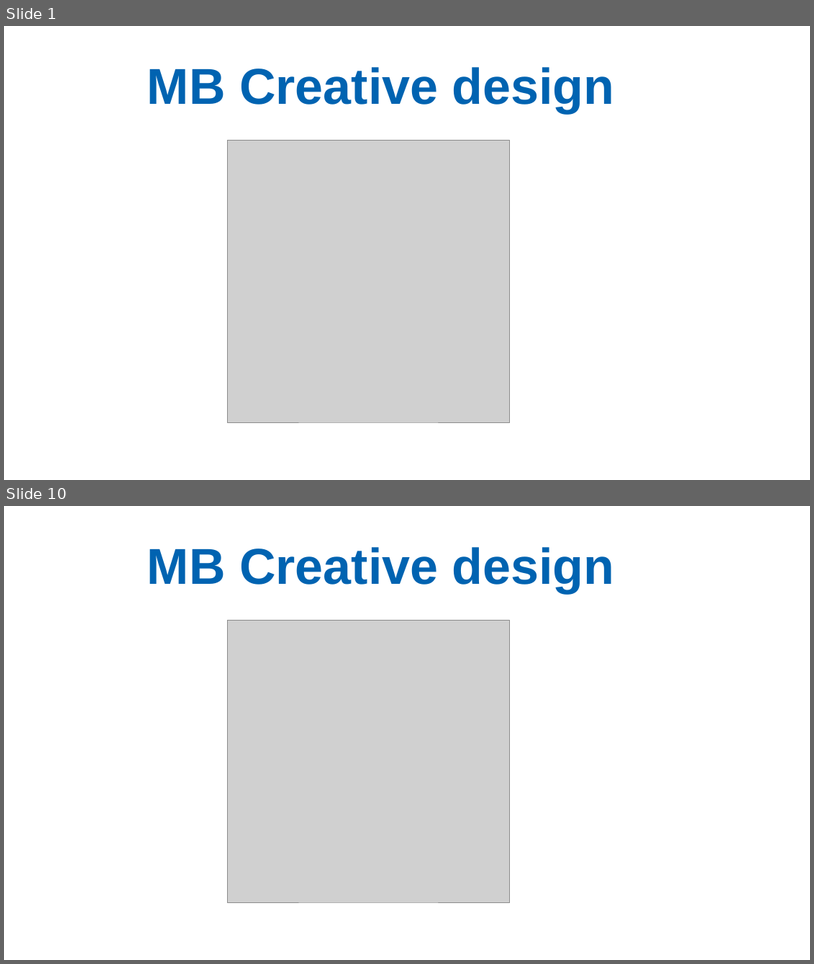
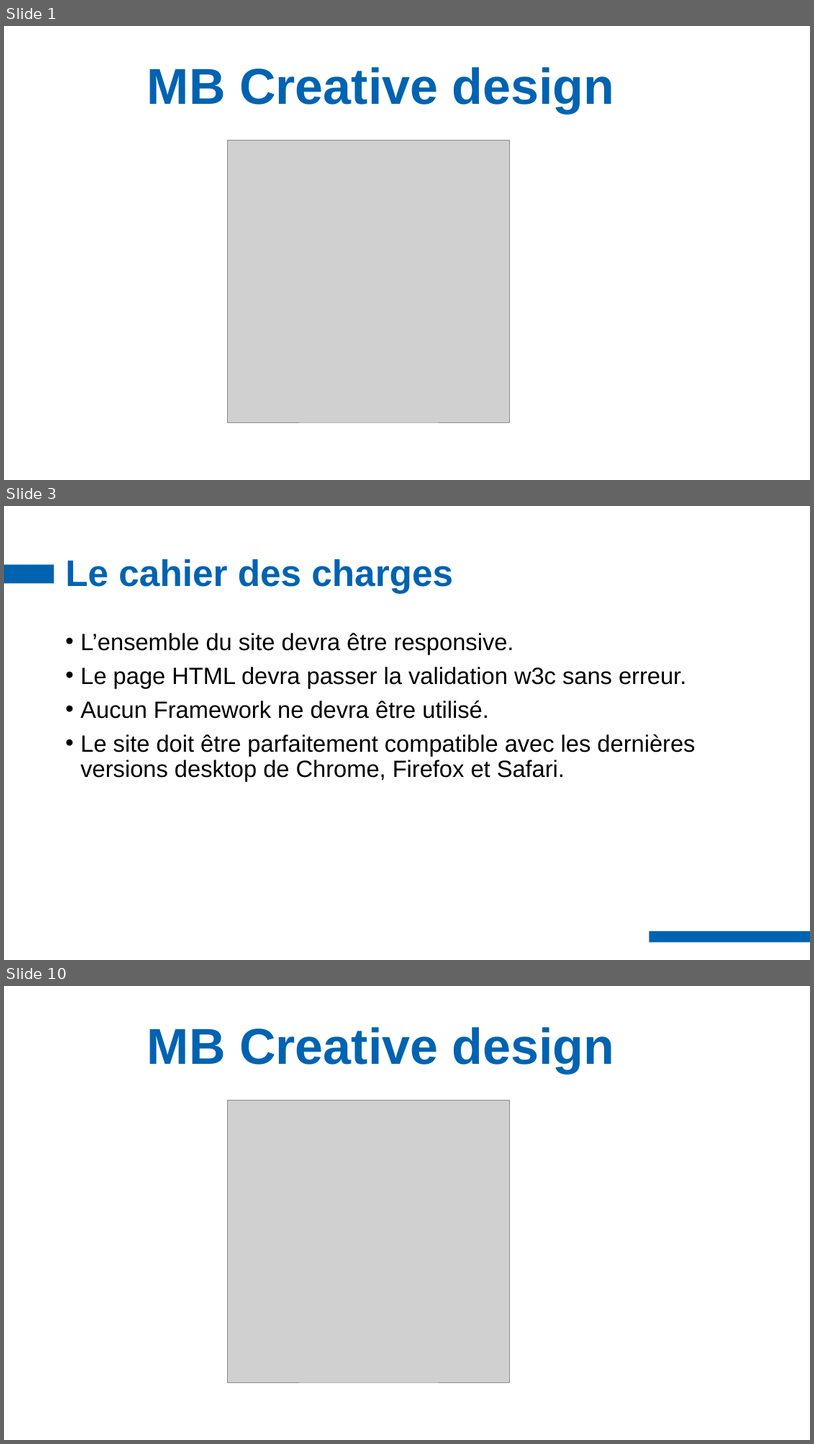
Before and after one commit to MaximeBarbotin/projet-3, a slide deck: support présentation.pptx. Shown one above the other, each under a label of ours: slides 1 and 10 before the commit, slides 1, 3 and 10 after it; the slides between them are not shown. The pictures are 814x964 and 814x1444 pixels, drawn with LibreOffice and Linux fonts; fonts in the diff are those of the drawing; grey boxes stand for pictures; background and template pictures are left out. Boxes give left, top, right and bottom in pixels: in the first picture for what was removed or moved away, otherwise in the second. Text is boxed around its words. In the diff, an @@ line names an element or a change of style, - is before the commit and + after.

```diff
--- a/support présentation.pptx
+++ b/support présentation.pptx
@@ slide 3 added at (x1=4, y1=506, x2=810, y2=960), background #FFFFFF @@
@@ rectangle added at (x1=4, y1=565, x2=54, y2=584), fill #0063B1 @@
@@ title added at (x1=65, y1=559, x2=453, y2=593), 44 pt, text #0063B1, bold @@
+Le cahier des charges
@@ text added at (x1=80, y1=633, x2=695, y2=781), 28 pt, text #000000 @@
+• L’ensemble du site devra être responsive.
+• Le page HTML devra passer la validation w3c sans erreur.
+• Aucun Framework ne devra être utilisé.
+• Le site doit être parfaitement compatible avec les dernières versions desktop de Chrome, Firefox et Safari.
@@ rectangle added at (x1=650, y1=932, x2=810, y2=942), fill #0063B1 @@
```
Also in this commit, not shown: 6 other slides added, 7 slides removed, 2 other files.
